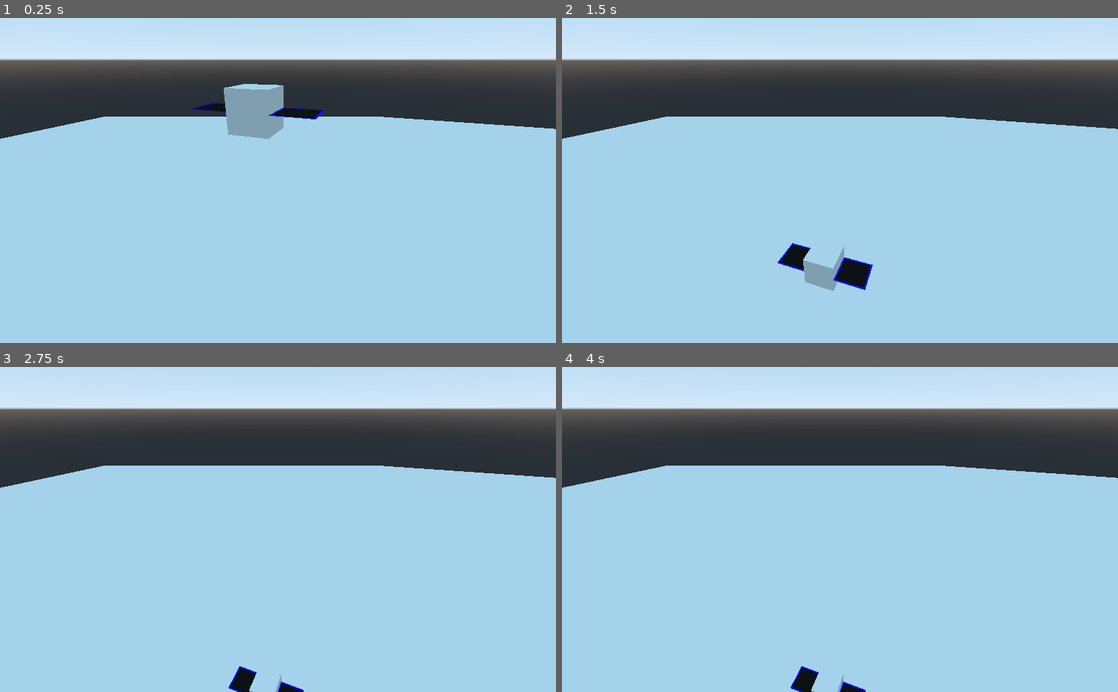
Above: before the commit, frames 1-4 (two rows, left to right).
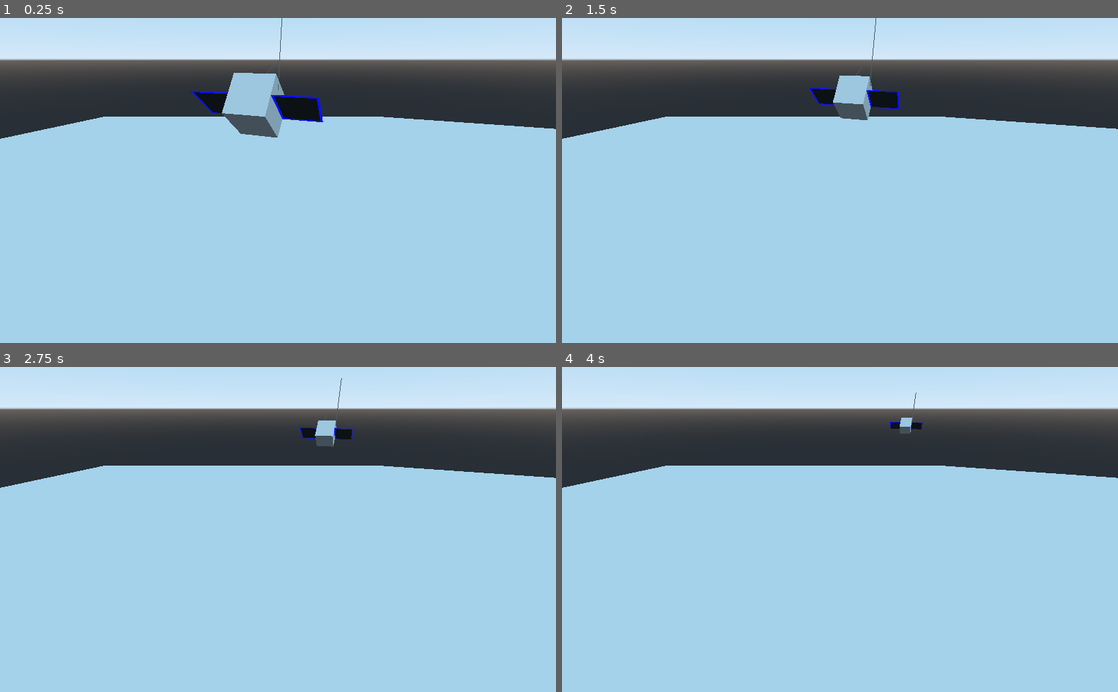
Above: after the commit, the same moments.

Repository: RhodiumTheDev/Moonraker-Simulator
Game: Godot game, scene res://Scenes/Enviroments/Main.tscn
The game is run twice, just before and just after one commit, with the same random seed, the same clock (stepped at 60 frames per second) and the same inputs.
Inputs:
- Up to frame 1 (0.25 s): no input
- Up to frame 2 (1.5 s): no input
- Up to frame 3 (2.75 s): no input
- Up to frame 4 (4 s): no input

The runs differ from the first frame. In frame 1, 2.2% of the frame differs, in the area x 34-59%, y 0-38%; in frame 2, 2.5%, in the area x 38-61%, y 0-84%; in frame 3, 0.8%; in frame 4, 0.6%.

Commit message:
Implemented debug lines

Diff:
--- a/Scenes/Aircraft/Lifting_Body.gd
+++ b/Scenes/Aircraft/Lifting_Body.gd
@@ -86,6 +86,7 @@
 
 	var sine_average = 0
 	var force_average = Vector3(0,0,0)
+	var force = Vector3(0,0,0)
 
 	# Get the average sine between the normal directions and the velocity direction
 	# This could possibly be changed to use the dot product in future implementations of the physics engine
@@ -102,8 +103,14 @@
 		force_average += Vector3(i.get_normal()[0]) + parent_rotation + global_transform.basis.y * i.get_area()
 
 	force_average /= faces.size()
+	force = force_average * sine_average * delta * 100
+	$debug.clear()
+	$debug.begin(Mesh.PRIMITIVE_LINE_STRIP)
+	$debug.add_vertex(Vector3(0,0,0))
+	$debug.add_vertex(force)
+	$debug.end()
 
-	return force_average * sine_average * delta * 100
+	return force
 
 func set_debug_mode(mode):
 	DEBUG_MODE = mode
--- a/Scenes/Aircraft/Lifting_Body.tscn
+++ b/Scenes/Aircraft/Lifting_Body.tscn
@@ -9,3 +9,5 @@
 material/0 = ExtResource( 3 )
 script = ExtResource( 1 )
 DEBUG_MODE = true
+
+[node name="debug" type="ImmediateGeometry" parent="."]
--- a/Scenes/Enviroments/Main.tscn
+++ b/Scenes/Enviroments/Main.tscn
@@ -13,7 +13,7 @@
 [node name="Aircraft" type="Spatial" parent="."]
 
 [node name="Test_Aircraft" parent="Aircraft" instance=ExtResource( 1 )]
-transform = Transform( 1, 0, 0, 0, 1, 0, 0, 0, 1, 0, 20, 0 )
+transform = Transform( 1, 0, 0, 0, 0.755819, 0.65478, 0, -0.65478, 0.755819, 0, 20, 0 )
 DEBUG_MODE = true
 
 [node name="StaticBody" type="StaticBody" parent="."]
